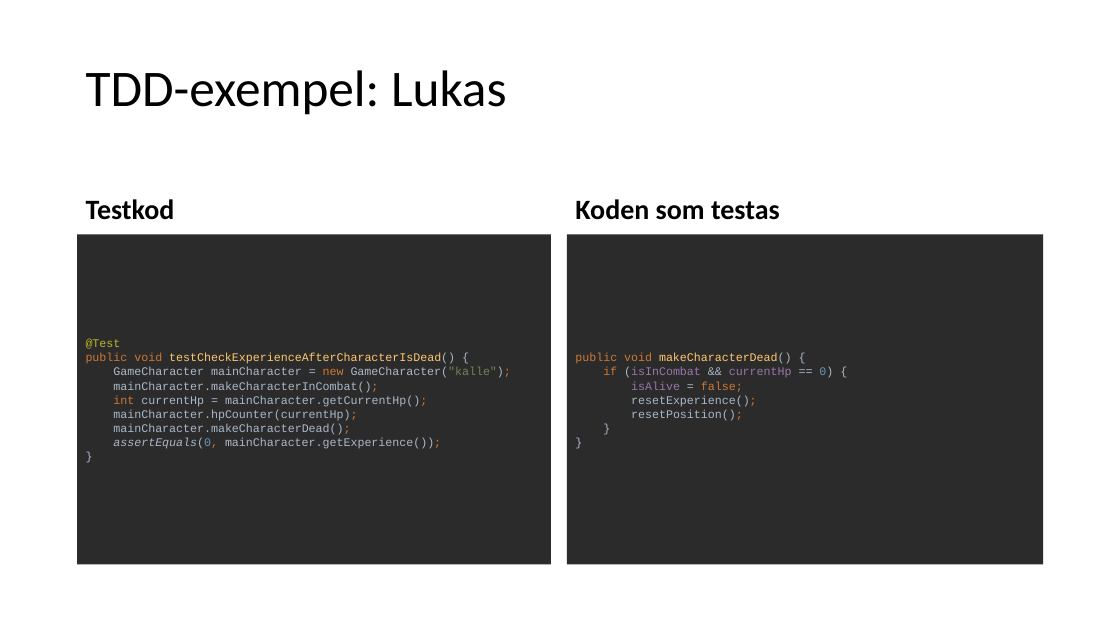
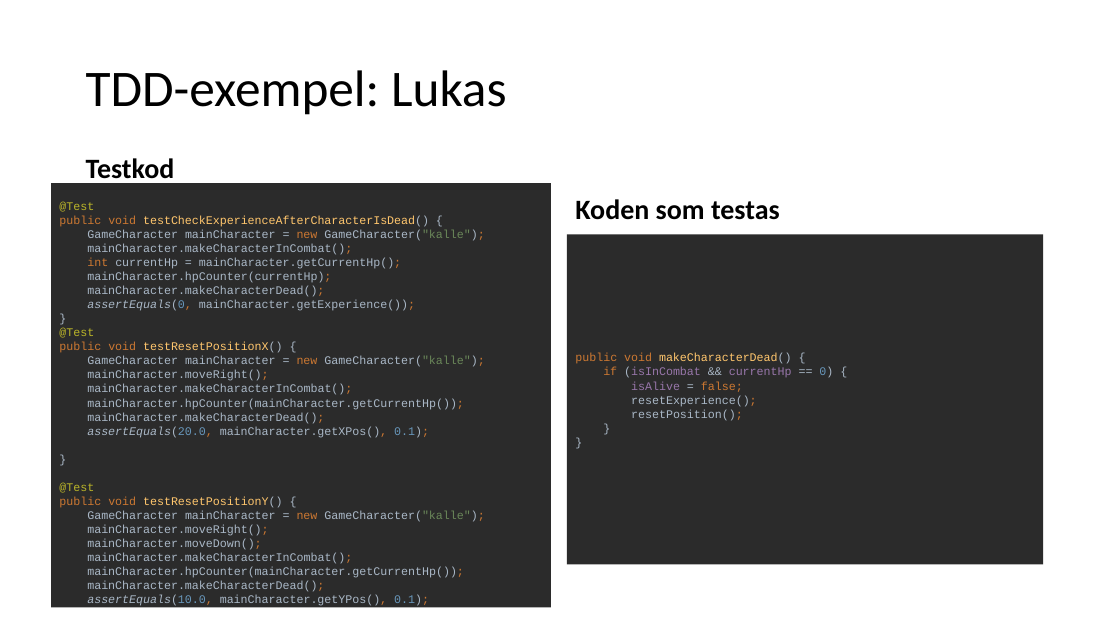
Before and after one commit to fyrtio2/projektINTE, a slide deck: slide 4 of 01 Dokumentation/slutredovisning.pptx. Drawn at 1120x630 pixels with LibreOffice and Linux fonts; fonts in the diff are those of the drawing. Boxes give left, top, right and bottom in pixels: in the first picture for what was removed or moved away, otherwise in the second. Text is boxed around its words. In the diff, an @@ line names an element or a change of style, - is before the commit and + after.

```diff
--- a/01 Dokumentation/slutredovisning.pptx
+++ b/01 Dokumentation/slutredovisning.pptx
@@ text "Testkod" rewrapped from bbox=[86, 199, 175, 220] to bbox=[86, 158, 175, 184] @@
@@ text "@Test public void testCheckExperienceAfterCharacterIsDead()  ...": place and size @@
-text "@Test public void testCheckExperienceAfterCharacterIsDead()  ..." at bbox=[77, 230, 551, 569]
+text "@Test public void testCheckExperienceAfterCharacterIsDead()  ..." at bbox=[51, 179, 551, 612]
@@ text at bbox=[59, 202, 484, 606]: text changed @@
-@Test
-public void testCheckExperienceAfterCharacterIsDead() {
-GameCharacter mainCharacter = new GameCharacter("kalle");
-mainCharacter.makeCharacterInCombat();
-int currentHp = mainCharacter.getCurrentHp();
-mainCharacter.hpCounter(currentHp);
-mainCharacter.makeCharacterDead();
-assertEquals(0, mainCharacter.getExperience());
-}
+@Test
+public void testCheckExperienceAfterCharacterIsDead() {
+GameCharacter mainCharacter = new GameCharacter("kalle");
+mainCharacter.makeCharacterInCombat();
+int currentHp = mainCharacter.getCurrentHp();
+mainCharacter.hpCounter(currentHp);
+mainCharacter.makeCharacterDead();
+assertEquals(0, mainCharacter.getExperience());
+}
+@Test
+public void testResetPositionX() {
+GameCharacter mainCharacter = new GameCharacter("kalle");
+mainCharacter.moveRight();
+mainCharacter.makeCharacterInCombat();
+mainCharacter.hpCounter(mainCharacter.getCurrentHp());
+mainCharacter.makeCharacterDead();
+assertEquals(20.0, mainCharacter.getXPos(), 0.1);
+}
+@Test
+public void testResetPositionY() {
+GameCharacter mainCharacter = new GameCharacter("kalle");
+mainCharacter.moveRight();
+mainCharacter.moveDown();
+mainCharacter.makeCharacterInCombat();
+mainCharacter.hpCounter(mainCharacter.getCurrentHp());
+mainCharacter.makeCharacterDead();
+assertEquals(10.0, mainCharacter.getYPos(), 0.1);
```
Also in this commit, not shown: 1 other slide changed, 1 other file.
